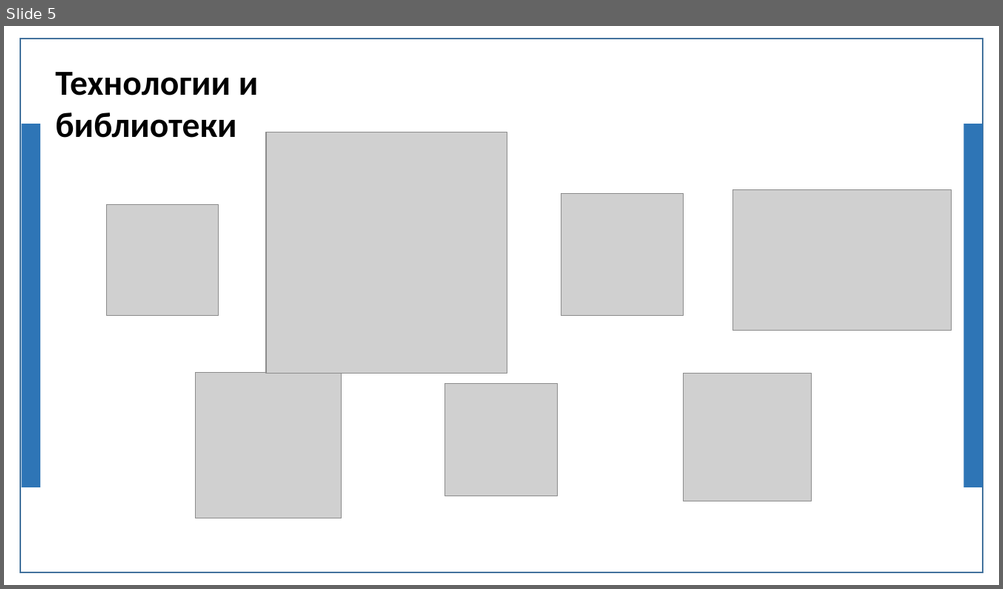
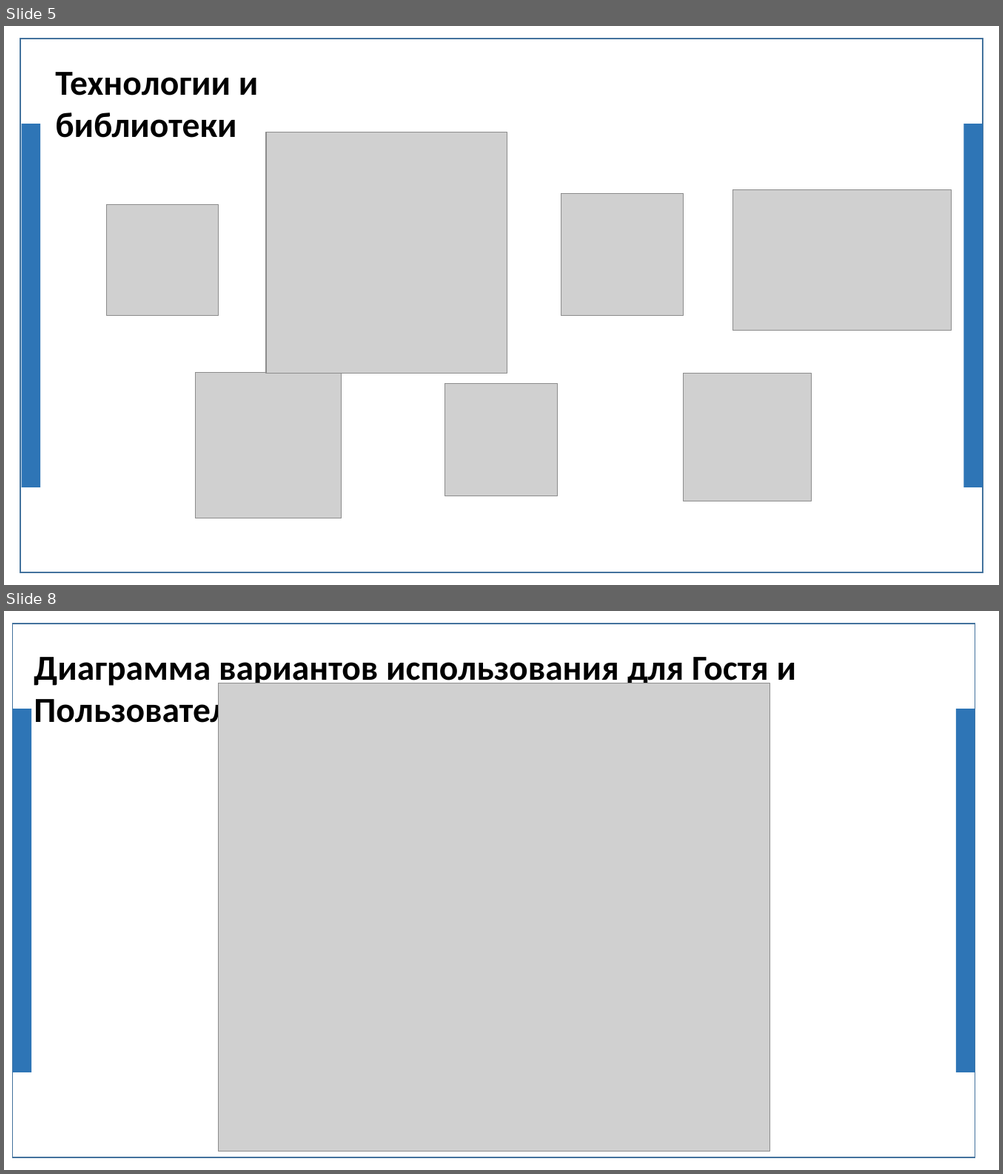
Before and after one commit to jk2911/diplom, a slide deck: doklad.PPTX. Shown one above the other, each under a label of ours: slide 5 before the commit, slides 5 and 8 after it; the slides between them are not shown. The pictures are 1003x589 and 1003x1174 pixels, drawn with LibreOffice and Linux fonts; fonts in the diff are those of the drawing; grey boxes stand for pictures; background and template pictures are left out. Boxes give left, top, right and bottom in pixels: in the first picture for what was removed or moved away, otherwise in the second. Text is boxed around its words. In the diff, an @@ line names an element or a change of style, - is before the commit and + after.

```diff
--- a/doklad.PPTX
+++ b/doklad.PPTX
@@ slide 8 added at [4,611,999,1170], background picture (left out) @@
@@ rectangle added at [13,624,975,1158], fill #FFFFFF, outline #43739E 1 pt @@
@@ text added at [34,657,796,731], 34 pt, text #000000, bold @@
+Диаграмма вариантов использования для Гостя и Пользователя
@@ picture added at [218,684,769,1153] @@
@@ rectangle added at [13,709,31,1073], fill #2E75B6 @@
@@ rectangle added at [956,709,974,1073], fill #2E75B6 @@
@@ picture added at [304,760,745,1157] @@
```
Also in this commit, not shown: 1 slide changed, 1 other slide added, 1 other file.
